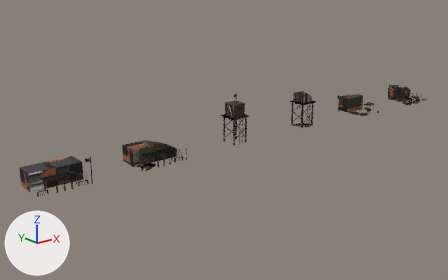
The glTF model src/assets/battle/rts/rts-gunpowder-monsoon.glb as it was, and as the next commit left it.
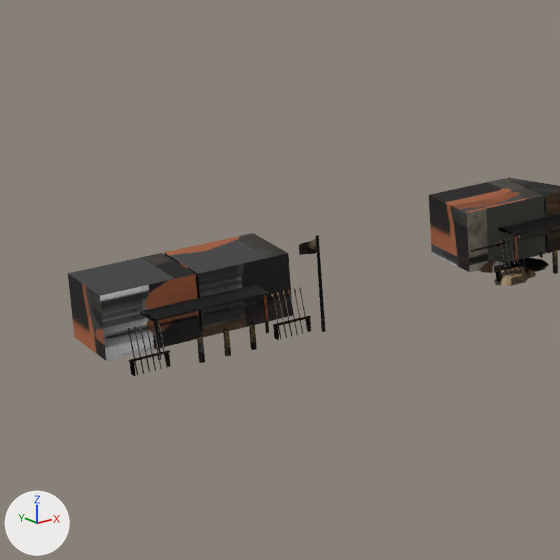
The first picture shows the older version from a camera (50 mm lens) standing at (-6.01, -14.46, 5.93) and looking at (6.11, 0.69, -0.13). The close-ups show the older and then the newer version on the part from 0% to 36% of the width and 32% to 89% of the height of that picture. Only the edits that show in the close-ups are written down. Every picture has the same lights, and +X, +Y and +Z are marked at lower left. Where no turn or scale is listed for an object, it has been applied to the vertices. Vertices at exactly the same position are counted once.

Script lines for the objects in view, before the commit:
```python
ob_mesh_0 = bpy.data.objects.new('Mesh_0', me_mesh_0)
ob_mesh_0.location = (-0.81, 0.63, 0.0)
ob_mesh_2 = bpy.data.objects.new('Mesh_2', me_mesh_2)
ob_mesh_2.location = (-0.81, 0.63, 0.0)
ob_mesh_3 = bpy.data.objects.new('Mesh_3', me_mesh_3)
ob_mesh_3.location = (2.19, 0.63, 0.0)
ob_mesh_5 = bpy.data.objects.new('Mesh_5', me_mesh_5)
ob_mesh_5.location = (2.19, 0.63, 0.0)
```
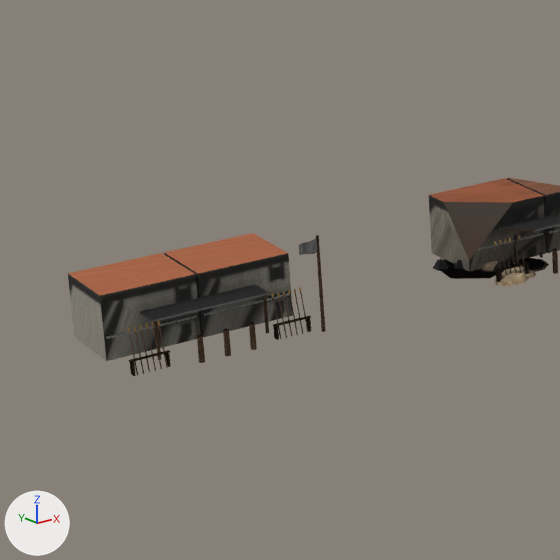
Where the newer file only moved an object's origin or applied its transform, the numbers keep the older frame.

Boxes [x1, y1, x2, y2] around the edits, measured in the close-ups (560 x 560 px):
'Mesh_2', surface changed, reshaped
    both: [68, 233, 293, 361]
'Mesh_5', surface changed, reshaped
    both: [429, 177, 560, 272]
'Mesh_0', surface changed
    both: [106, 235, 326, 376]
'Mesh_3', surface changed, reshaped
    before: [470, 214, 560, 286]
    after: [433, 214, 560, 286]
part 2 of me_mesh_3, built on
    before: [470, 214, 560, 278]
    after: [433, 219, 560, 282]
part 3 of me_mesh_3, surface changed
    both: [482, 229, 560, 286]
part 4 of me_mesh_5, cut back
    both: [429, 178, 545, 272]
part 5 of me_mesh_5, surface changed
    both: [507, 177, 560, 253]

The change, as a list of edits to the scene's bpy script:
```text
Change mat_town:
    where n3 = _N.new('ShaderNodeMapping'); n3.name = 'Mapping'
    n3.inputs[1].default_value: (0.0008, -13.99, 0.0) -> (0.0008, -14.02, 0.0)  # 'Location'
    n3.inputs[3].default_value: (15.94, 14.98, 1.0) -> (15.95, 15.02, 1.0)  # 'Scale'
Change me_mesh_2:
    used by ob_mesh_2; location = (-0.81, 0.63, 0.0)
    remove me_mesh_2.from_pydata(...)  # 49 vertices, 64 faces; spans x 0.08..1.59, y -1.22..-0.09, z 0.01..0.76
    add me_mesh_2.from_pydata(...)  # 49 vertices, 64 faces; spans x 0.08..1.59, y -1.22..-0.09, z 0.0..0.75
    me_mesh_2 part 1: 53 kept faces spanning x 0.08..1.59, y -1.22..-0.09, z 0.0..0.75 get new texture (UV) coordinates
    edits to the shape of me_mesh_2 do not show in these pictures
Change me_mesh_3:
    used by ob_mesh_3; location = (2.19, 0.63, 0.0)
    remove me_mesh_3.from_pydata(...)  # 1023 vertices, 1553 faces; spans x 0.08..1.59, y -1.15..-0.09, z 0.0..0.5
    add me_mesh_3.from_pydata(...)  # 1092 vertices, 1617 faces; spans x -0.11..1.59, y -1.15..-0.09, z 0.0..0.51
    me_mesh_3 part 2: 8 vertices moved from x 0.09..0.38, y -0.91..-0.66, z 0.0..0.38 to x 0.09..0.38, y -0.91..-0.46, z 0.0..0.38; 33 vertices removed from x 0.08..0.4, y -1.08..-0.6, z 0.01..0.44; 110 vertices added at x -0.11..0.58, y -1.08..-0.26, z 0.0..0.47
    me_mesh_3 part 3: 1222 kept faces spanning x 0.08..1.59, y -1.15..-0.09, z 0.0..0.51 get new texture (UV) coordinates
    other edits to the shape of me_mesh_3 do not show in these pictures
Change me_mesh_5:
    used by ob_mesh_5; location = (2.19, 0.63, 0.0)
    remove me_mesh_5.from_pydata(...)  # 30 vertices, 38 faces; spans x 0.08..1.59, y -1.14..-0.09, z 0.01..0.5
    add me_mesh_5.from_pydata(...)  # 39 vertices, 47 faces; spans x -0.11..1.59, y -1.14..-0.09, z 0.0..0.51
    me_mesh_5 part 4
    1 vertex is removed from x 0.08, y -0.69, z 0.5
    6 faces are deleted
    10 vertices are added at x -0.11..0.53, y -0.93..-0.26, z 0.01..0.51
    15 new faces join them
    me_mesh_5 part 5: 28 kept faces spanning x 0.08..1.59, y -1.14..-0.09, z 0.0..0.51 get new texture (UV) coordinates
```
